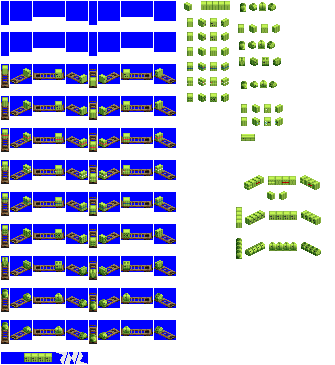
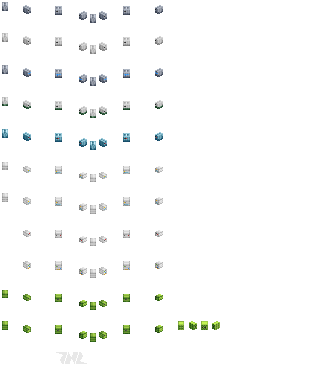
Layered file, before and after one edit (335x365). Changes by layer:
hid "new conts green" over bbox(2, 1, 321, 362)
hid "align" over bbox(1, 69, 176, 344)
added layer "bulktainers" above "koki 350000 copy" over bbox(2, 2, 220, 342)
hid "blue" over bbox(1, 1, 321, 364)
